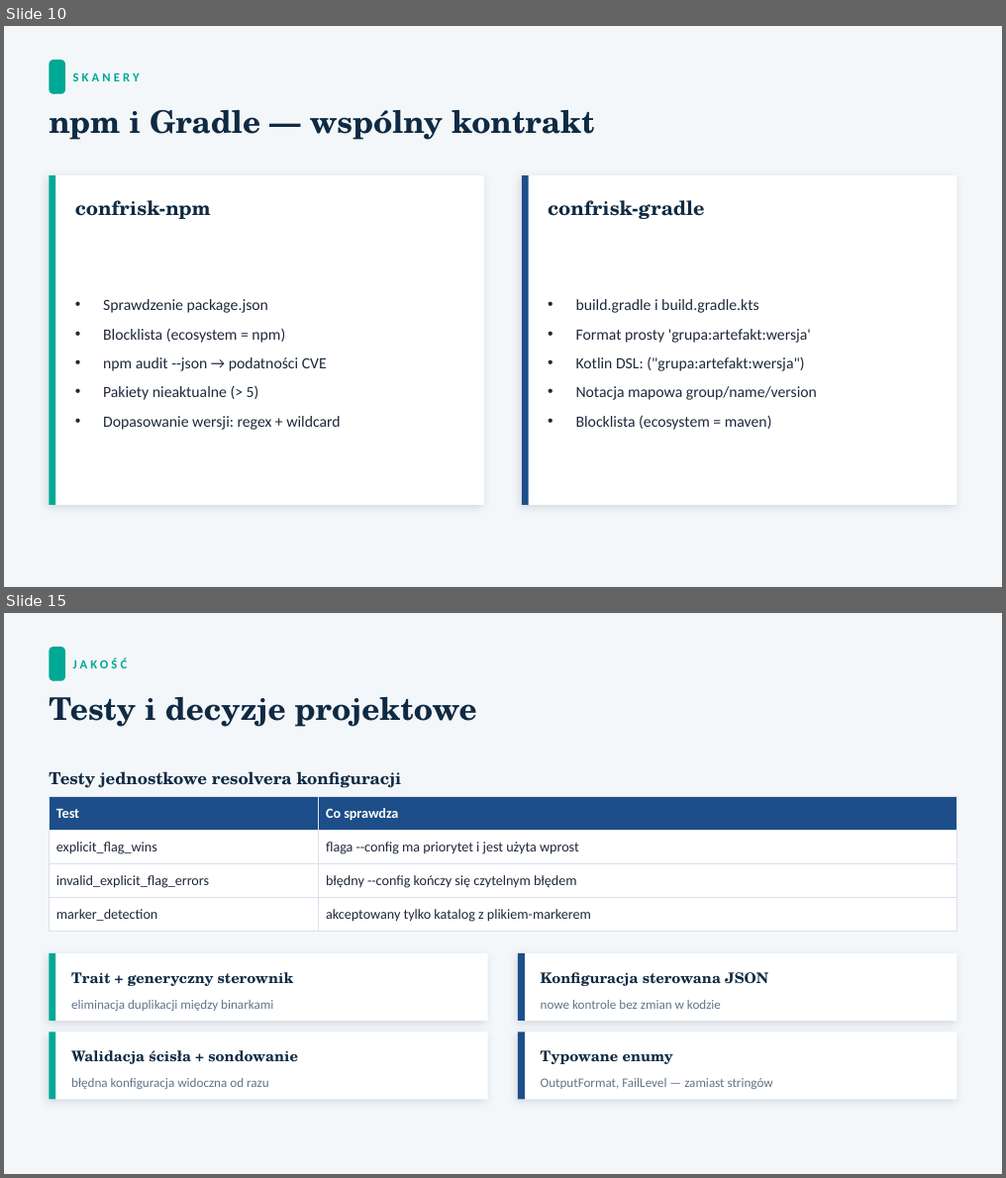
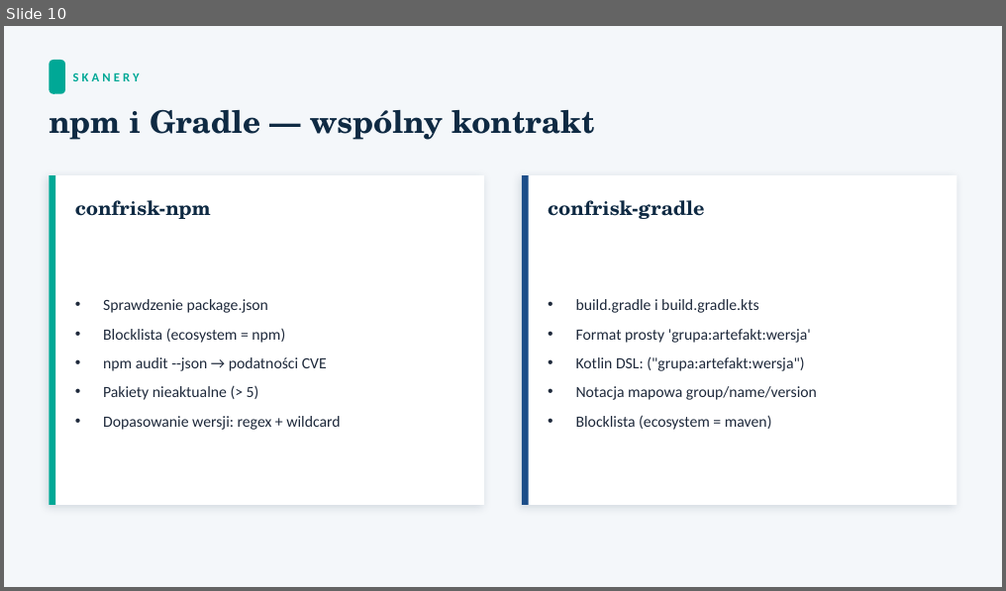
Before and after one commit to matjamr/linux-security-scanner, a slide deck: docs/Prezentacja_confrisk.pptx. Shown one above the other, each under a label of ours: slides 10 and 15 before the commit, slide 10 after it; the slides between them are not shown. The pictures are 1006x1178 and 1006x591 pixels, drawn with LibreOffice and Linux fonts; fonts in the diff are those of the drawing. Boxes give left, top, right and bottom in pixels: in the first picture for what was removed or moved away, otherwise in the second. Text is boxed around its words. In the diff, an @@ line names an element or a change of style, - is before the commit and + after.

```diff
--- a/docs/Prezentacja_confrisk.pptx
+++ b/docs/Prezentacja_confrisk.pptx
@@ slide 15 removed at [4, 613, 1002, 1174], background #F4F7FA @@
@@ rounded rectangle removed at [49, 647, 65, 681] @@
@@ text removed at [73, 658, 128, 668] @@
-JAKOŚĆ
@@ text removed at [49, 697, 477, 727] @@
-Testy i decyzje projektowe
@@ text removed at [49, 771, 402, 788] @@
-Testy jednostkowe resolvera konfiguracji
@@ table removed at [49, 796, 957, 926], 4 rows, 2 columns @@
-Test | Co sprawdza
-explicit_flag_wins | flaga --config ma priorytet i jest użyta wprost
-invalid_explicit_flag_errors | błędny --config kończy się czytelnym błędem
-marker_detection | akceptowany tylko katalog z plikiem-markerem
@@ rectangle removed at [49, 954, 488, 1021] @@
@@ rectangle removed at [49, 954, 55, 1021] @@
@@ rectangle removed at [519, 954, 957, 1021] @@
@@ rectangle removed at [519, 954, 525, 1021] @@
@@ text removed at [71, 972, 294, 986] @@
-Trait + generyczny sterownik
@@ text removed at [541, 972, 768, 986] @@
-Konfiguracja sterowana JSON
@@ text removed at [71, 1000, 273, 1011] @@
-eliminacja duplikacji między binarkami
@@ text removed at [541, 1000, 721, 1009] @@
-nowe kontrole bez zmian w kodzie
@@ rectangle removed at [49, 1032, 488, 1100] @@
@@ rectangle removed at [49, 1032, 55, 1100] @@
@@ text removed at [71, 1051, 298, 1064] @@
-Walidacja ścisła + sondowanie
@@ rectangle removed at [519, 1032, 957, 1100] @@
@@ rectangle removed at [519, 1032, 525, 1100] @@
@@ text removed at [541, 1051, 673, 1064] @@
-Typowane enumy
@@ text removed at [71, 1078, 269, 1089] @@
-błędna konfiguracja widoczna od razu
@@ text removed at [541, 1078, 773, 1089] @@
-OutputFormat, FailLevel — zamiast stringów
```
Also in this commit, not shown: 11 slides changed, 1 other slide removed, 16 other files.
